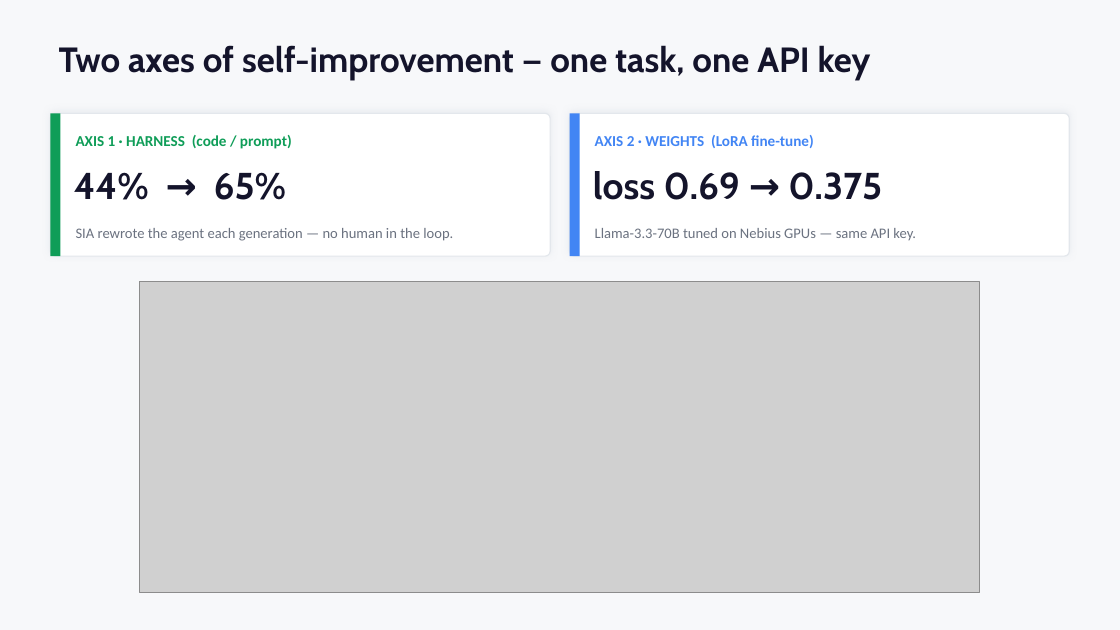
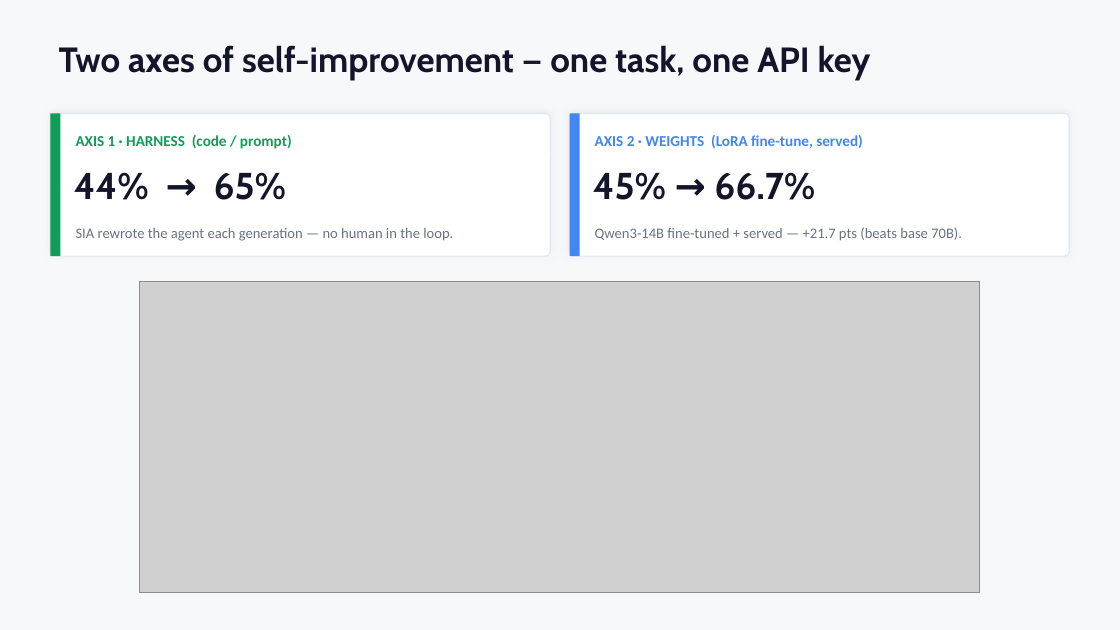
Before and after one commit to Leapfrogger-ai/oss-sia-haggle, a slide deck: slide 2 of demo/Haggle_SIA_Nebius.pptx. Drawn at 1120x630 pixels with LibreOffice and Linux fonts; fonts in the diff are those of the drawing; grey boxes stand for pictures. Boxes give left, top, right and bottom in pixels: in the first picture for what was removed or moved away, otherwise in the second. Text is boxed around its words. In the diff, an @@ line names an element or a change of style, - is before the commit and + after.

```diff
--- a/demo/Haggle_SIA_Nebius.pptx
+++ b/demo/Haggle_SIA_Nebius.pptx
@@ text at <box>595,135,863,148</box>: text changed @@
-AXIS 2 · WEIGHTS (LoRA fine-tune)
+AXIS 2 · WEIGHTS (LoRA fine-tune, served)
@@ text at <box>593,172,815,200</box>: text changed @@
-loss 0.69 → 0.375
+45% → 66.7%
@@ text at <box>595,227,962,241</box>: text changed @@
-Llama-3.3-70B tuned on Nebius GPUs — same API key.
+Qwen3-14B fine-tuned + served — +21.7 pts (beats base 70B).
```
Also in this commit, not shown: 2 other slides changed, 4 other files.
